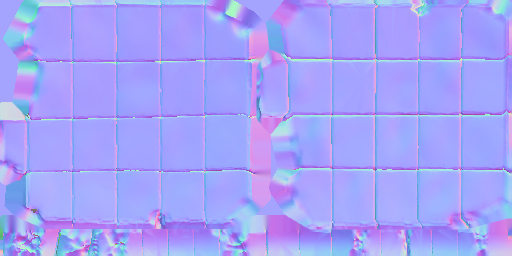
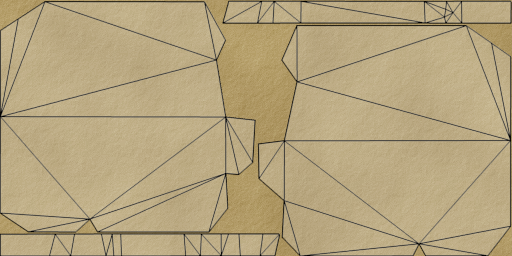
Layer changes from the first 512x256 image to the second:
renamed "block1_uv.png" to "block1_uv.png #1", showed it, painted on it over (0, 0, 512, 256)
hid "block1_nml.png", painted on it over (0, 0, 512, 256)
renamed "diffuse & dielectric" to "diffuse & metallic", showed it over (0, 0, 512, 256)
